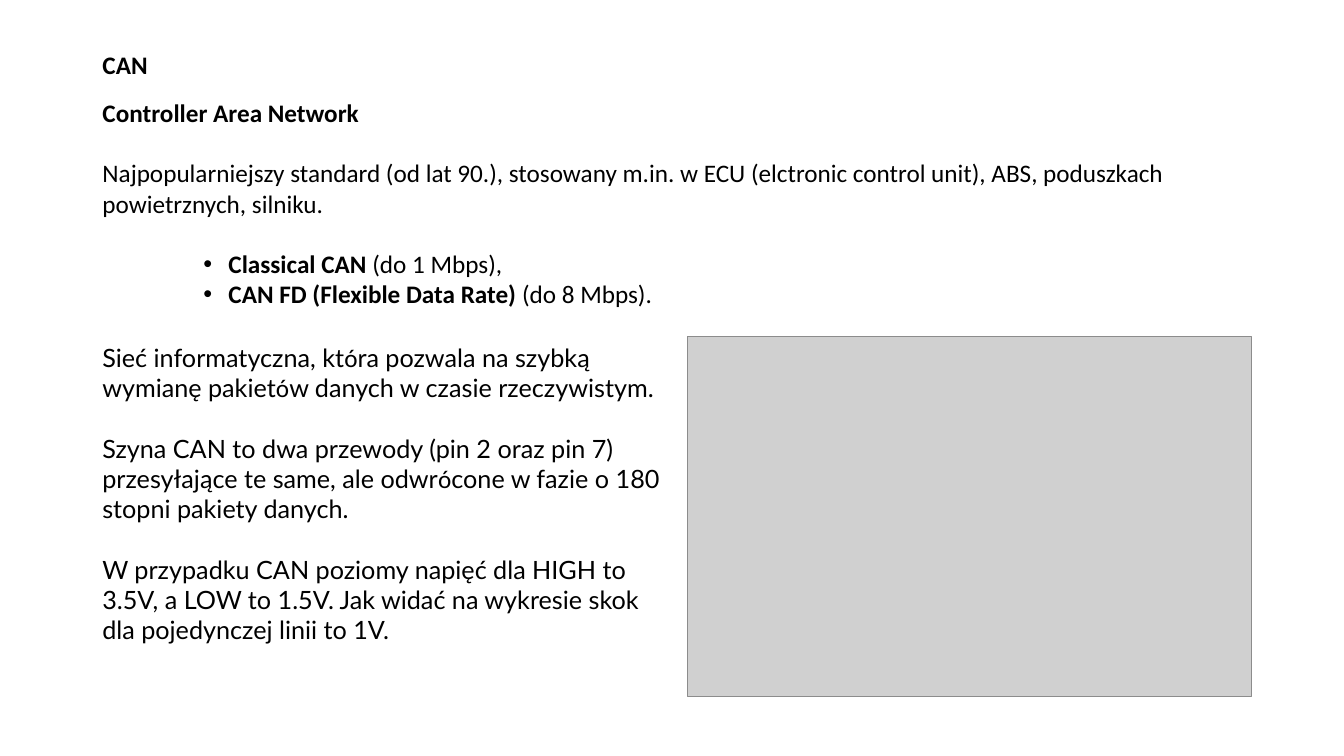
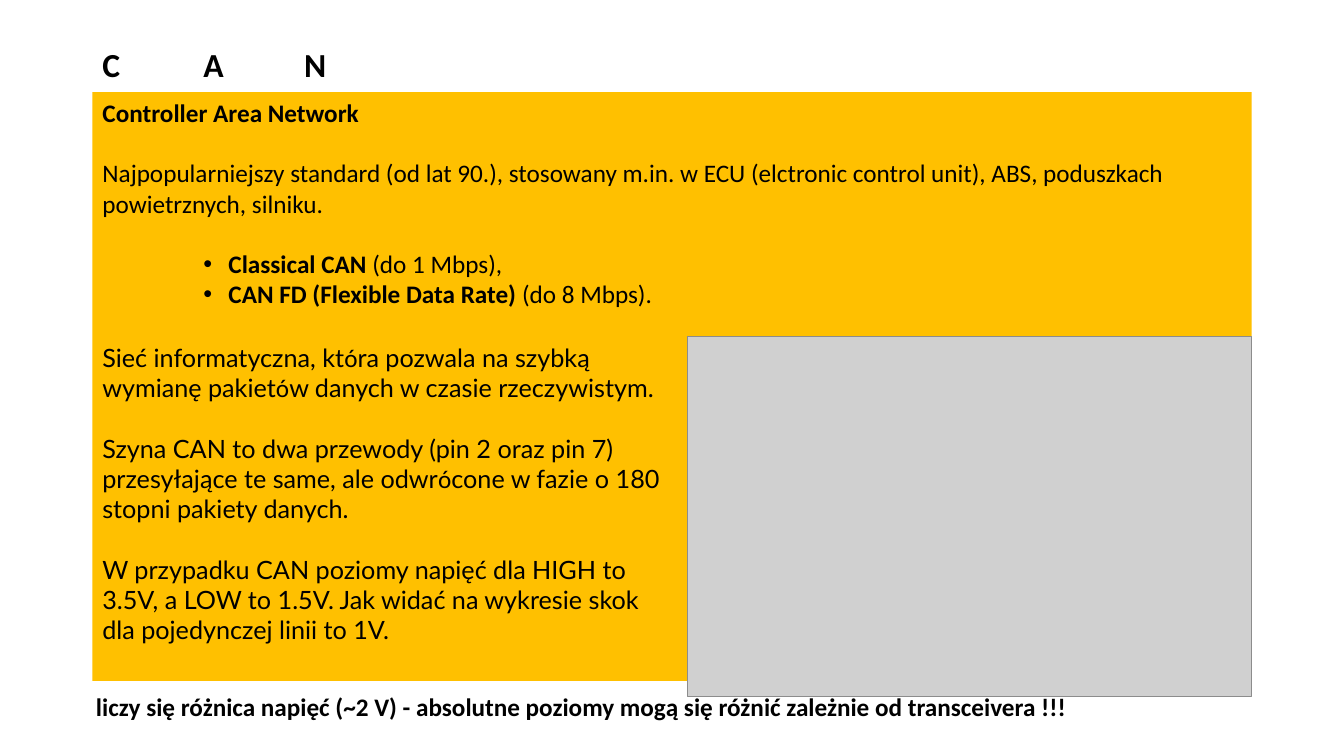
Before and after one commit to engineerwka-creator/Documents, a slide deck: slide 21 of R&D_Automotive/AUTOMOTIVE.pptx (slide 17 before the commit). Drawn at 1344x756 pixels with LibreOffice and Linux fonts; fonts in the diff are those of the drawing; grey boxes stand for pictures. Boxes give left, top, right and bottom in pixels: in the first picture for what was removed or moved away, otherwise in the second. Text is boxed around its words. In the diff, an @@ line names an element or a change of style, - is before the commit and + after.

```diff
--- a/R&D_Automotive/AUTOMOTIVE.pptx
+++ b/R&D_Automotive/AUTOMOTIVE.pptx
@@ title at (x1=102, y1=55, x2=326, y2=78): text changed; size 18 to 24 pt @@
-CAN
+C A N
@@ text "Controller Area Network" resized from (x1=102, y1=104, x2=1162, y2=307) to (x1=93, y1=92, x2=1252, y2=681) @@
@@ text "Controller Area Network" at (x1=93, y1=92, x2=1252, y2=681): fill none to #FFC000 @@
@@ text added at (x1=96, y1=696, x2=1036, y2=721), 18 pt, text #000000, bold @@
+liczy się różnica napięć (~2 V) - absolutne poziomy mogą się różnić zależnie od transceivera !!!
```
Also in this commit, not shown: 11 other slides changed, 6 slides added, 2 slides removed, 1 other file.
